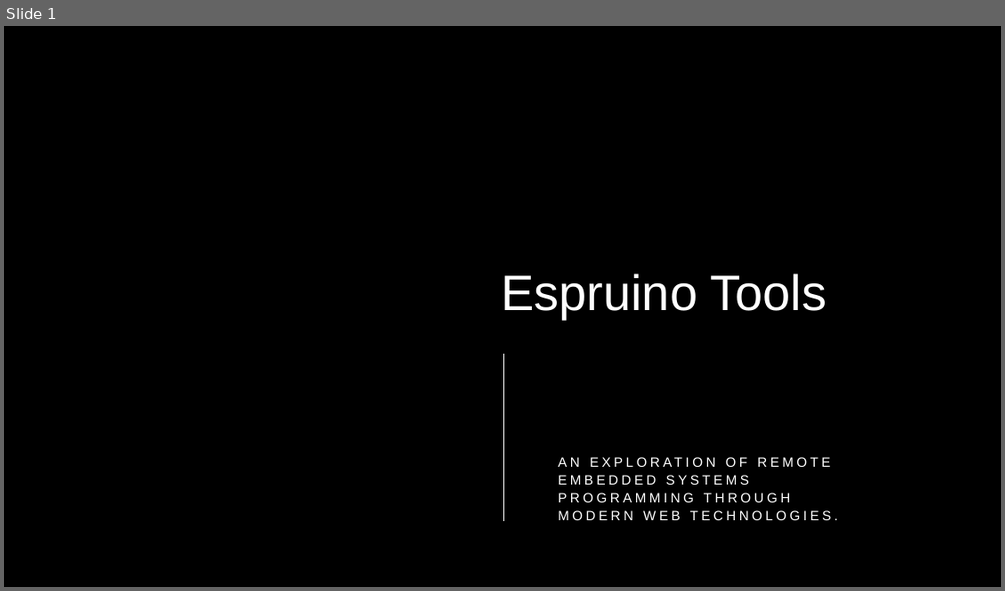
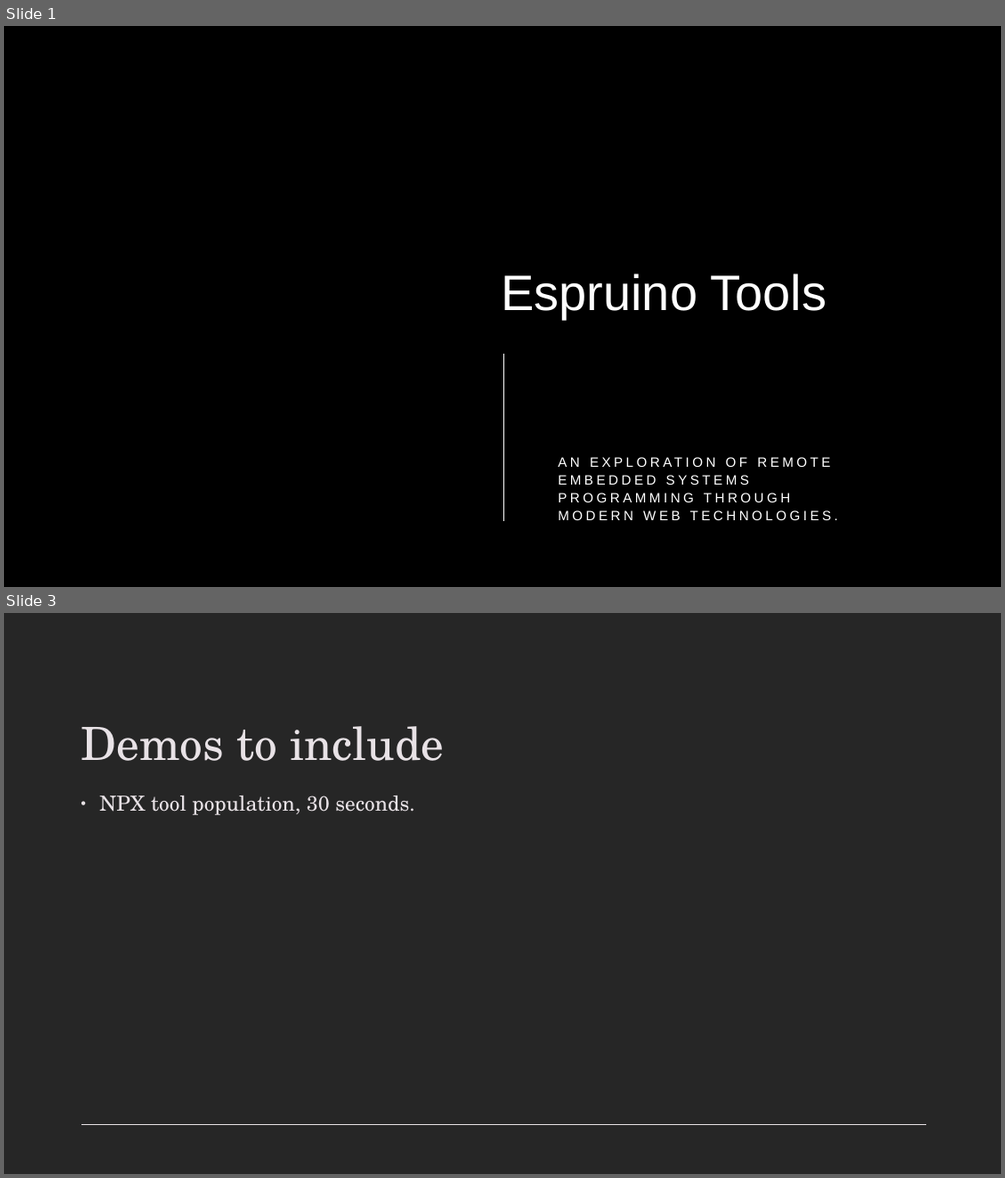
Before and after one commit to callummclu/dissertation, a slide deck: presentation/Presentation.pptx. Shown one above the other, each under a label of ours: slide 1 before the commit, slides 1 and 3 after it; the slides between them are not shown. The pictures are 1005x591 and 1005x1178 pixels, drawn with LibreOffice and Linux fonts; fonts in the diff are those of the drawing; background and template pictures are left out. Boxes give left, top, right and bottom in pixels: in the first picture for what was removed or moved away, otherwise in the second. Text is boxed around its words. In the diff, an @@ line names an element or a change of style, - is before the commit and + after.

```diff
--- a/presentation/Presentation.pptx
+++ b/presentation/Presentation.pptx
@@ slide 3 added at (x1=4, y1=613, x2=1001, y2=1174), background #262626 @@
@@ title added at (x1=81, y1=726, x2=444, y2=761), 44 pt, text #E8E2E6 @@
+Demos to include
@@ text added at (x1=99, y1=795, x2=415, y2=815), 20 pt, text #E8E2E6 @@
+• NPX tool population, 30 seconds.
@@ line added from (81, 1125) to (926, 1125), #E8E2E6 0.85 pt @@
```
Also in this commit, not shown: 1 slide changed, 1 slide removed, 5 other files.
